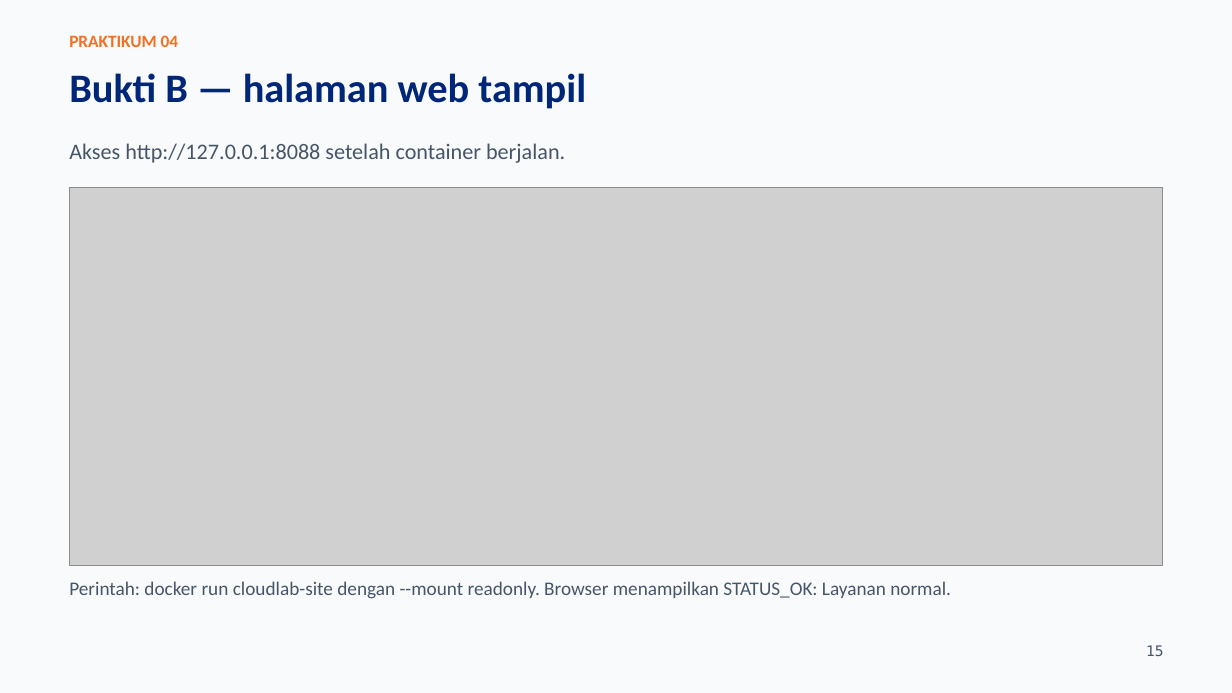
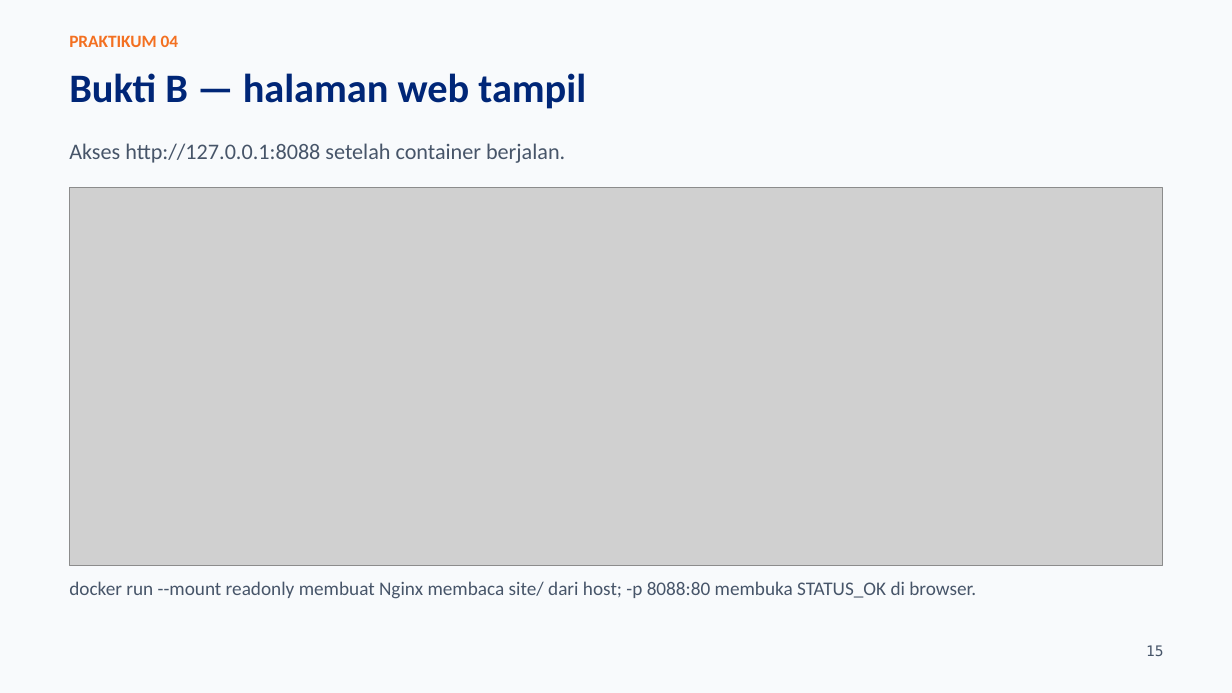
Before and after one commit to SeedFlora/meet4CloudService, a slide deck: slide 15 of slides/LAB04_Docker_Lifecycle_Praktikum.pptx. Drawn at 1232x693 pixels with LibreOffice and Linux fonts; fonts in the diff are those of the drawing; grey boxes stand for pictures. Boxes give left, top, right and bottom in pixels: in the first picture for what was removed or moved away, otherwise in the second. Text is boxed around its words. In the diff, an @@ line names an element or a change of style, - is before the commit and + after.

Commit message:
Explain Docker operations on Lab 04 evidence slides

```diff
--- a/slides/LAB04_Docker_Lifecycle_Praktikum.pptx
+++ b/slides/LAB04_Docker_Lifecycle_Praktikum.pptx
@@ text at box(69, 581, 976, 599): text changed @@
-Perintah: docker run cloudlab-site dengan --mount readonly. Browser menampilkan STATUS_OK: Layanan normal.
+docker run --mount readonly membuat Nginx membaca site/ dari host; -p 8088:80 membuka STATUS_OK di browser.
```
Also in this commit, not shown: 7 other slides changed.
